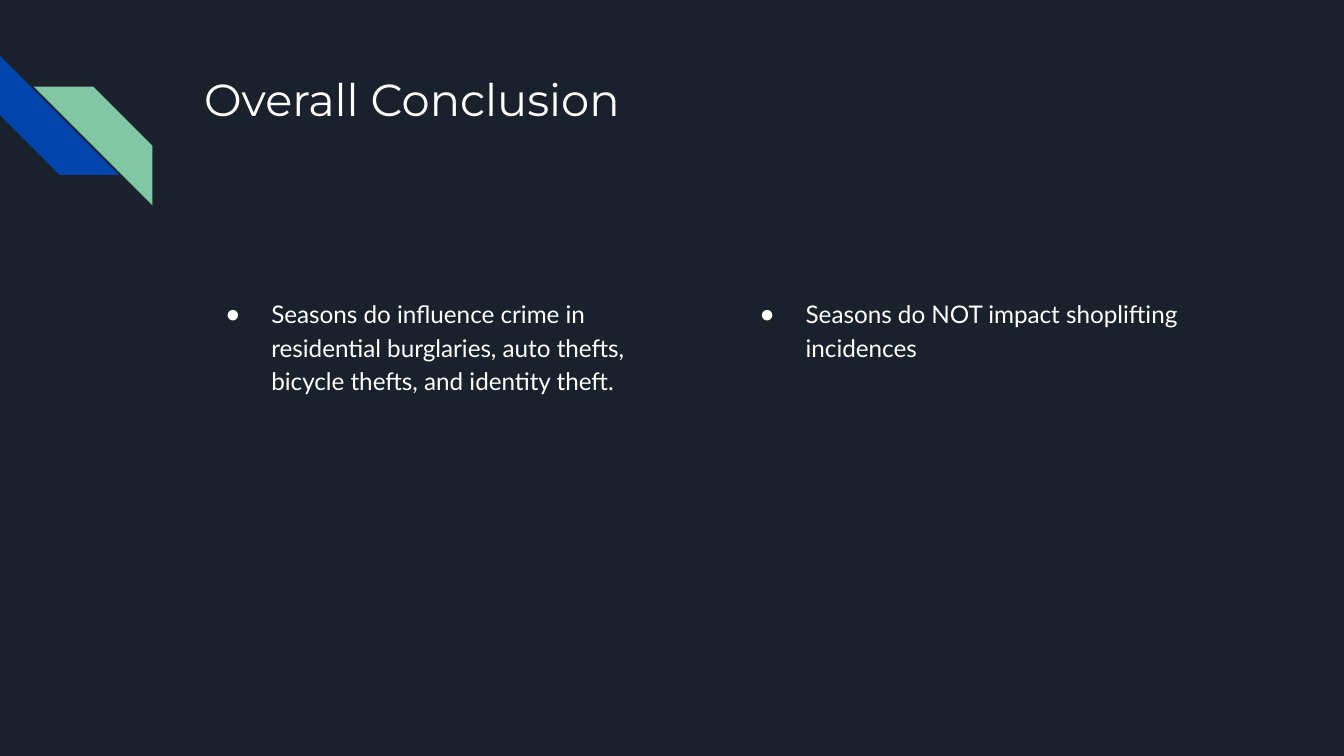
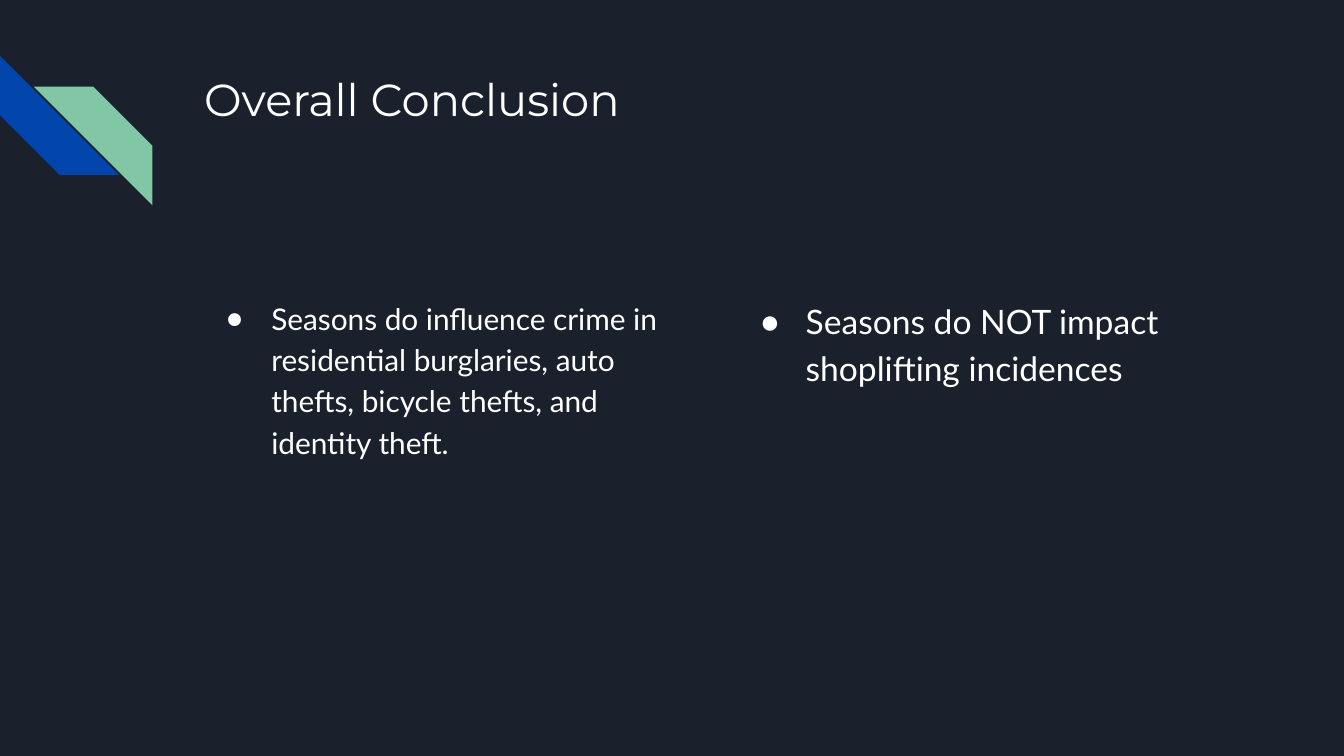
Before and after one commit to oddtexan/Project-1, a slide deck: slide 19 of Project 1 Presentation Final.pptx. Drawn at 1344x756 pixels with LibreOffice and Linux fonts; fonts in the diff are those of the drawing. Boxes give left, top, right and bottom in pixels: in the first picture for what was removed or moved away, otherwise in the second. Text is boxed around its words. In the diff, an @@ line names an element or a change of style, - is before the commit and + after.

```diff
--- a/Project 1 Presentation Final.pptx
+++ b/Project 1 Presentation Final.pptx
@@ text "Seasons do influence crime in ..." at bbox=[271, 308, 657, 459]: size 13 to 16 pt @@
@@ text "Seasons do NOT impact shoplifting ..." at bbox=[806, 309, 1158, 387]: size 13 to 18 pt @@
```
Also in this commit, not shown: 6 other slides changed, 1 other file.
